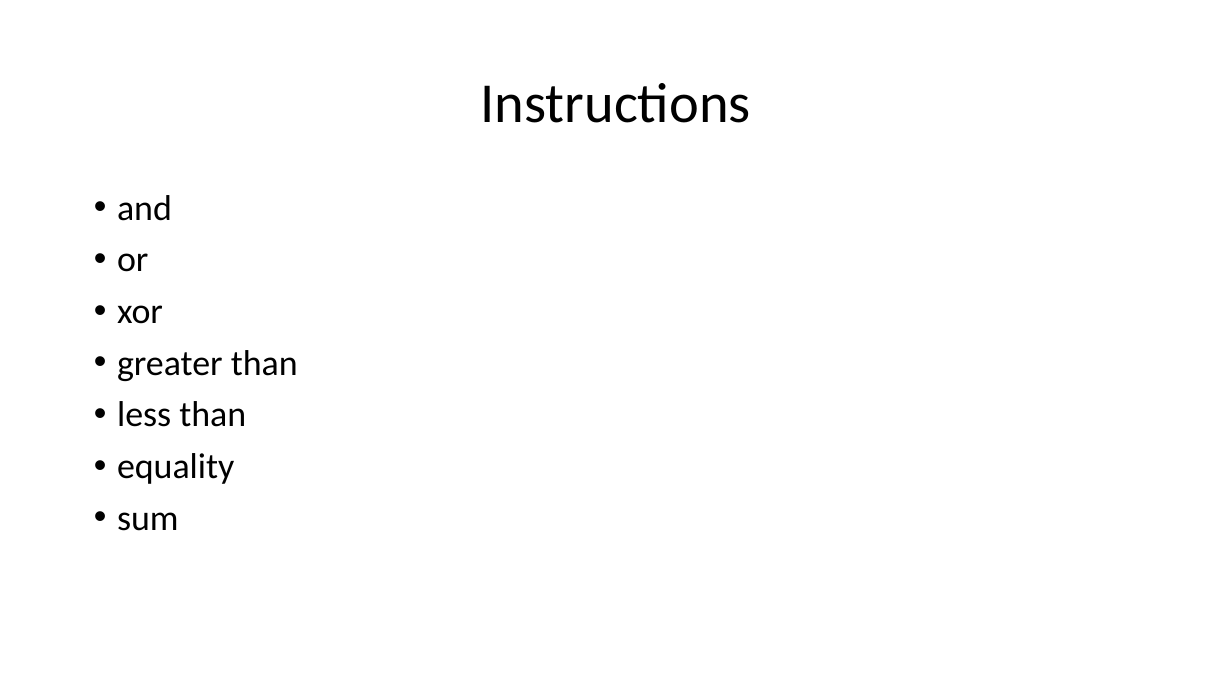
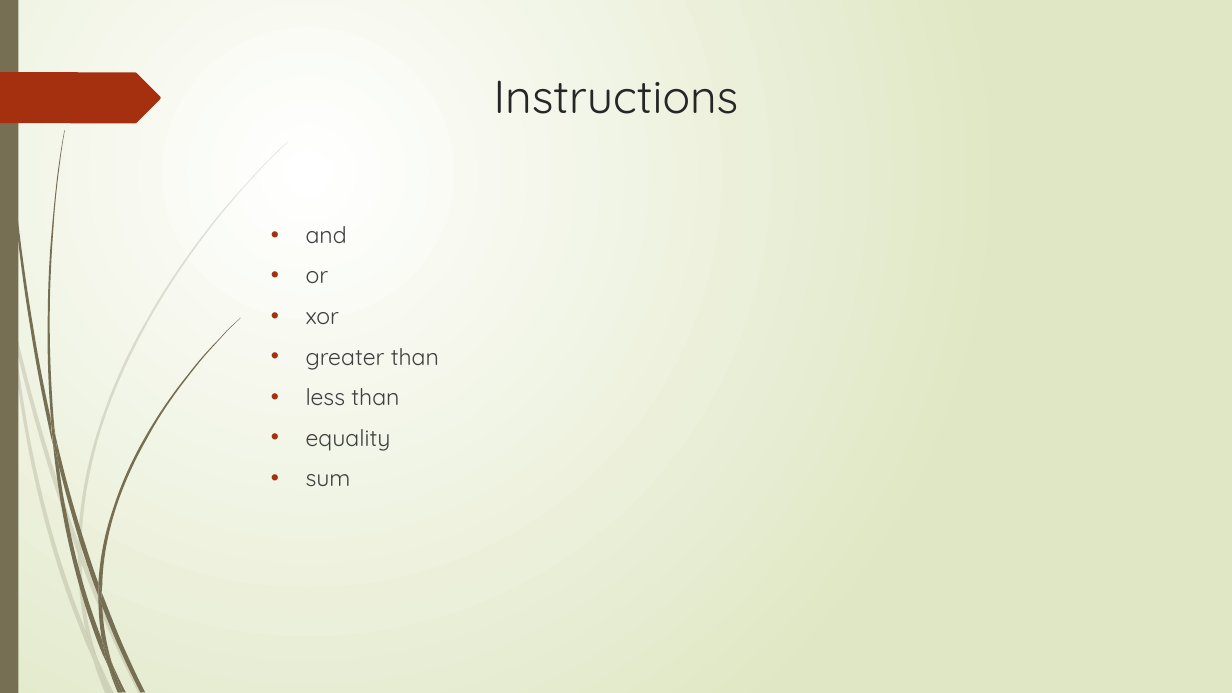
Before and after one commit to judebattista/cs401_lab01, a slide deck: slide 2 of ComparatorALU.pptx. Drawn at 1232x693 pixels with LibreOffice and Linux fonts; fonts in the diff are those of the drawing. Boxes give left, top, right and bottom in pixels: in the first picture for what was removed or moved away, otherwise in the second. Text is boxed around its words. In the diff, an @@ line names an element or a change of style, - is before the commit and + after.

Commit message:
Add theme to presentation

```diff
--- a/ComparatorALU.pptx
+++ b/ComparatorALU.pptx
@@ background #FFFFFF to gradient #FFFFFF to #DFE8C4 @@
@@ rectangle added at <box>0,0,18,693</box>, fill #766F54 @@
@@ title "Instructions": place and size @@
-title "Instructions" at <box>481,83,751,123</box>
+title "Instructions" at <box>494,80,739,114</box>
@@ title "Instructions" at <box>494,80,739,114</box>: size 44 to 36 pt, font Calibri to Quicksand, text colour #000000 to #262626; line spacing 0.9 to 1; vertical alignment middle to top @@
@@ freeform shape added at <box>0,72,161,123</box>, fill #A53010 @@
@@ text "and": place and size @@
-text "and" at <box>117,195,298,531</box>
+text "and" at <box>306,226,439,486</box>
@@ text "and" at <box>306,226,439,486</box>: size 28 to 18 pt, font Calibri to Quicksand, text colour #000000 to #404040; indent changed; line spacing 0.9 to 1 @@
@@ group added at <box>0,141,288,693</box>: 10 freeform shapes @@
@@ group added at <box>3,0,240,693</box>: 12 freeform shapes @@
```
Also in this commit, not shown: 2 other slides changed, 2 slides added, 2 slides removed.
